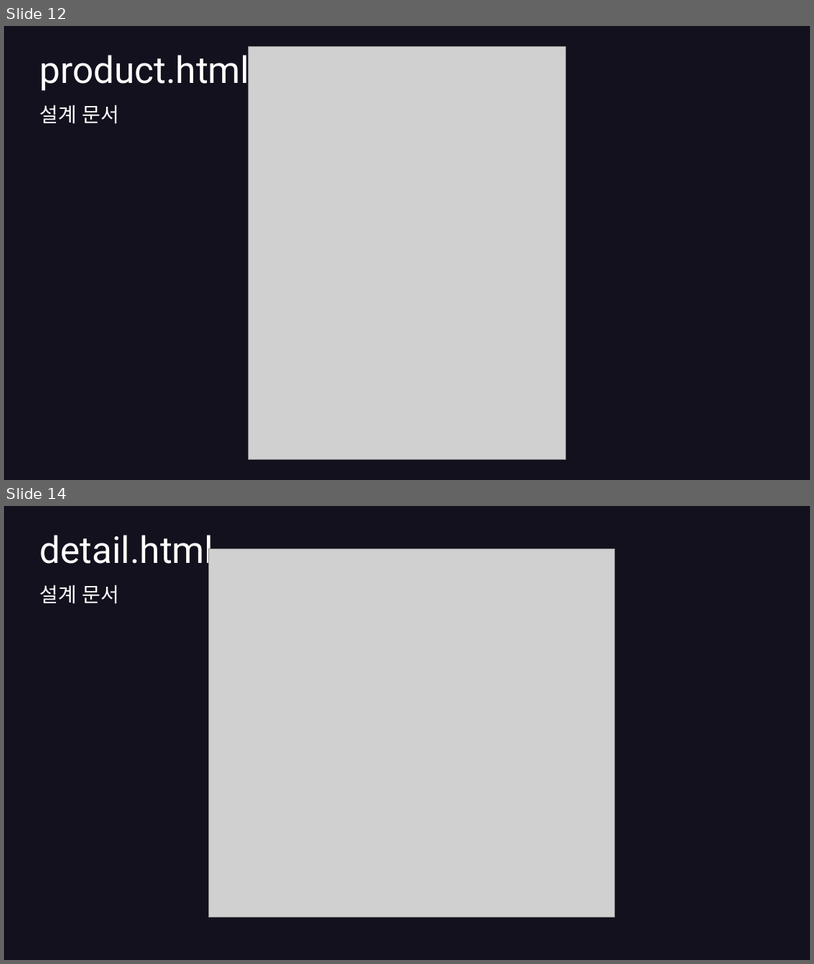
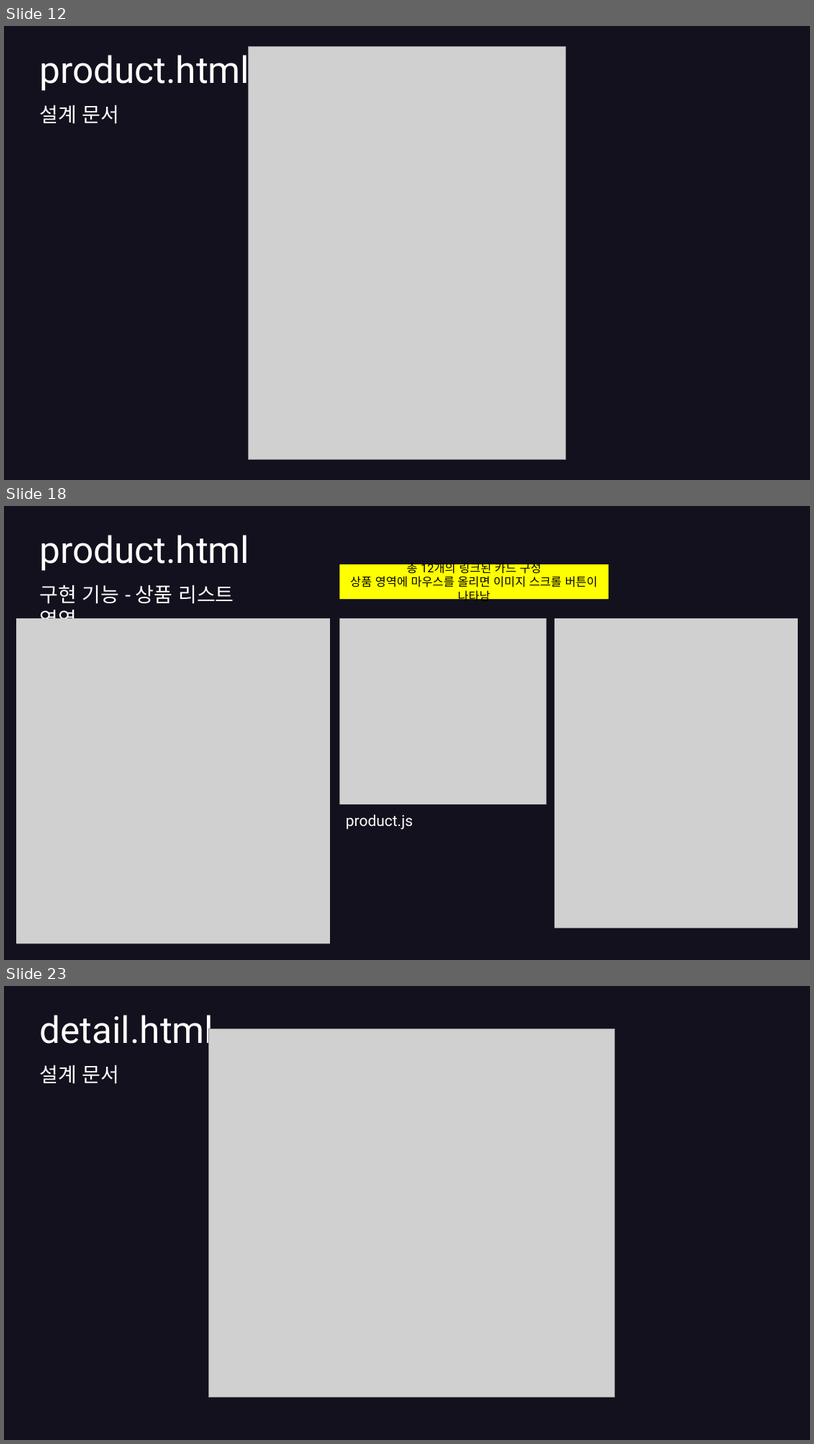
Before and after one commit to hyunkyumlee/FrontProject, a slide deck: 발표 자료/푸마_발표ppt.pptx. Shown one above the other, each under a label of ours: slides 12 and 14 before the commit, slides 12, 18 and 23 after it; the slides between them are not shown. The pictures are 814x964 and 814x1444 pixels, drawn with LibreOffice and Linux fonts; fonts in the diff are those of the drawing; grey boxes stand for pictures. Boxes give left, top, right and bottom in pixels: in the first picture for what was removed or moved away, otherwise in the second. Text is boxed around its words. In the diff, an @@ line names an element or a change of style, - is before the commit and + after.

```diff
--- a/발표 자료/푸마_발표ppt.pptx
+++ b/발표 자료/푸마_발표ppt.pptx
@@ slide 18 added at (x1=4, y1=506, x2=810, y2=960), background #13111D @@
@@ title added at (x1=40, y1=535, x2=250, y2=571), 44 pt, text #FFFFFF @@
+product.html
@@ rectangle added at (x1=340, y1=565, x2=609, y2=599), fill #FFFF00, 14 pt, text #000000 @@
+총 12개의 링크된 카드 구성
+상품 영역에 마우스를 올리면 이미지 스크롤 버튼이 나타남
@@ text added at (x1=40, y1=585, x2=234, y2=618), 24 pt, text #FFFFFF @@
+구현 기능 - 상품 리스트 영역
@@ picture added at (x1=16, y1=618, x2=330, y2=944) @@
@@ picture added at (x1=340, y1=618, x2=547, y2=804) @@
@@ picture added at (x1=555, y1=618, x2=798, y2=928) @@
@@ text added at (x1=346, y1=814, x2=413, y2=829), 18 pt, text #FFFFFF @@
+product.js
@@ what was slide 14 is now slide 23 @@
```
Also in this commit, not shown: 2 slides changed, 8 other slides added, 1 other file.
